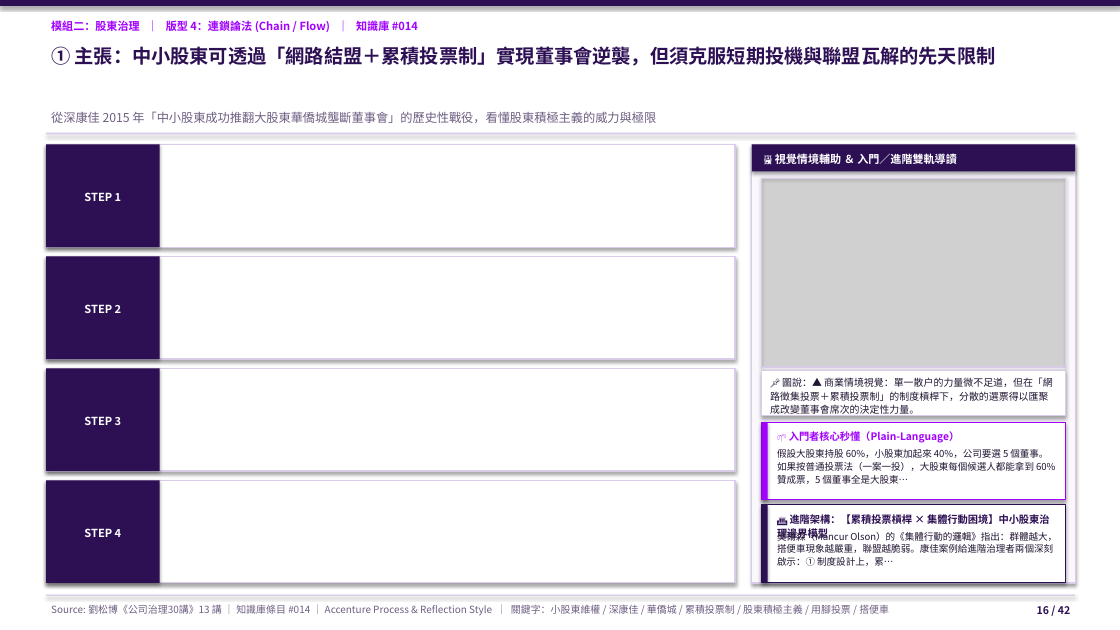
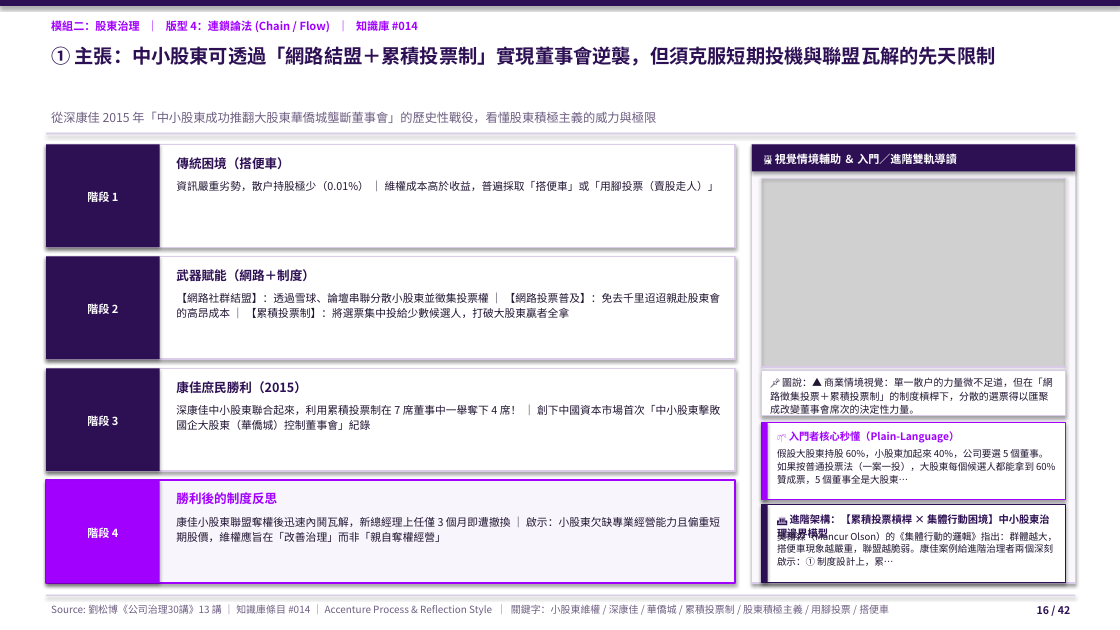
Before and after one commit to davidyeh51/corp-gov-portal, a slide deck: slide 16 of docs/public/downloads/劉松博_公司治理30講_全40講無雜訊顧問簡報庫.pptx. Drawn at 1120x630 pixels with LibreOffice and Linux fonts; fonts in the diff are those of the drawing; grey boxes stand for pictures. Boxes give left, top, right and bottom in pixels: in the first picture for what was removed or moved away, otherwise in the second. Text is boxed around its words. In the diff, an @@ line names an element or a change of style, - is before the commit and + after.

```diff
--- a/docs/public/downloads/劉松博_公司治理30講_全40講無雜訊顧問簡報庫.pptx
+++ b/docs/public/downloads/劉松博_公司治理30講_全40講無雜訊顧問簡報庫.pptx
@@ text added at (176,157,289,169), 10.8 pt, text #2D1054, bold @@
+傳統困境（搭便車）
@@ text at (87,190,119,205): text changed @@
-STEP 1
+階段 1
@@ text added at (176,181,719,191), 9.2 pt, text #221633 @@
+資訊嚴重劣勢，散戶持股極少（0.01%） ｜ 維權成本高於收益，普遍採取「搭便車」或「用腳投票（賣股走人）」
@@ text added at (176,269,315,281), 10.8 pt, text #2D1054, bold @@
+武器賦能（網路＋制度）
@@ text added at (176,293,721,318), 9.2 pt, text #221633 @@
+【網路社群結盟】：透過雪球、論壇串聯分散小股東並徵集投票權 ｜ 【網路投票普及】：免去千里迢迢親赴股東會的高昂成本 ｜ 【累積投票制】：將選票集中投給少數候選人，打破大股東贏者全拿
@@ text at (87,302,119,317): text changed @@
-STEP 2
+階段 2
@@ text added at (176,381,307,393), 10.8 pt, text #2D1054, bold @@
+康佳庶民勝利（2015）
@@ text at (87,413,119,428): text changed @@
-STEP 3
+階段 3
@@ text added at (176,405,720,430), 9.2 pt, text #221633 @@
+深康佳中小股東聯合起來，利用累積投票制在 7 席董事中一舉奪下 4 席！ ｜ 創下中國資本市場首次「中小股東擊敗國企大股東（華僑城）控制董事會」紀錄
@@ rectangle at (46,481,160,583): fill #2D1054 to #A100FF @@
@@ rectangle at (46,481,735,583): fill #FFFFFF to #F8F5FC; outline #D8CCE8 1 pt to #A100FF 1.5 pt @@
@@ text added at (176,492,277,504), 10.8 pt, text #A100FF, bold @@
+勝利後的制度反思
@@ text at (87,525,119,540): text changed @@
-STEP 4
+階段 4
@@ text added at (176,517,720,542), 9.2 pt, text #221633 @@
+康佳小股東聯盟奪權後迅速內鬨瓦解，新總經理上任僅 3 個月即遭撤換 ｜ 啟示：小股東欠缺專業經營能力且偏重短期股價，維權應旨在「改善治理」而非「親自奪權經營」
```
Also in this commit, not shown: 38 other slides changed, 47 other files.
